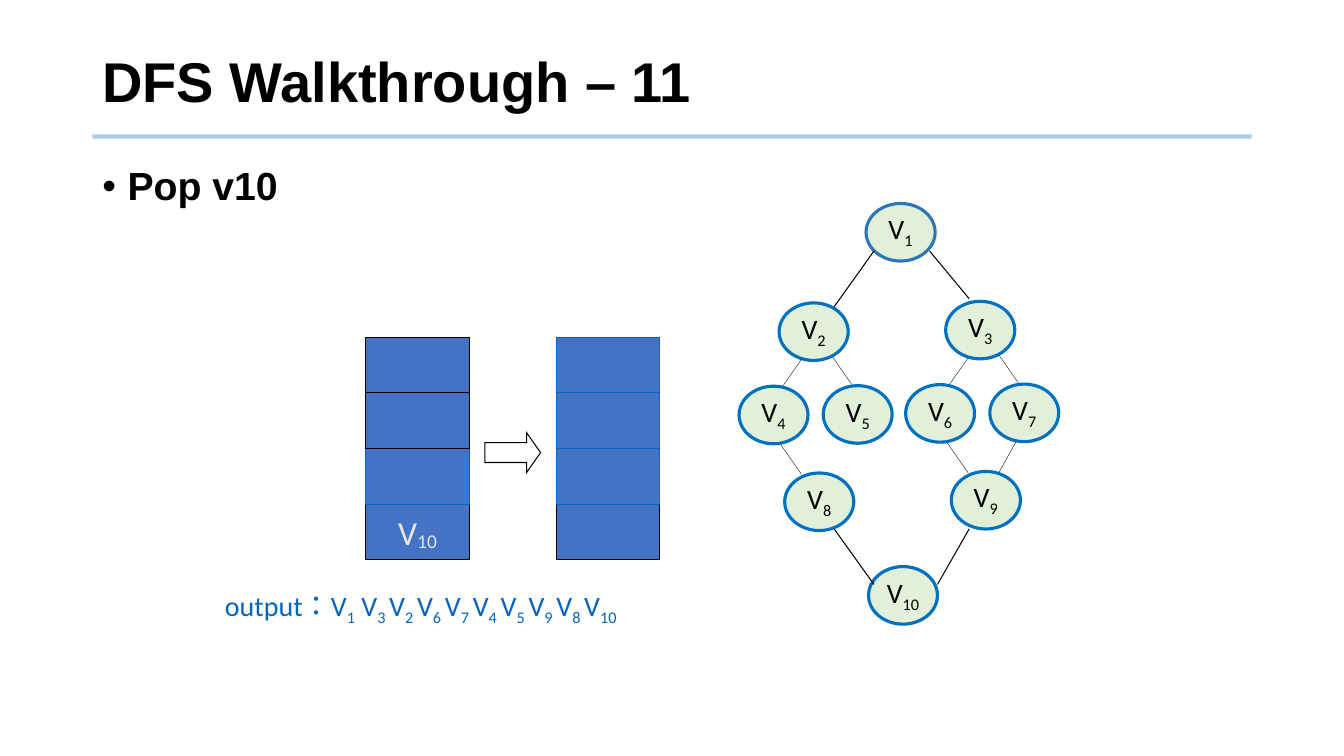
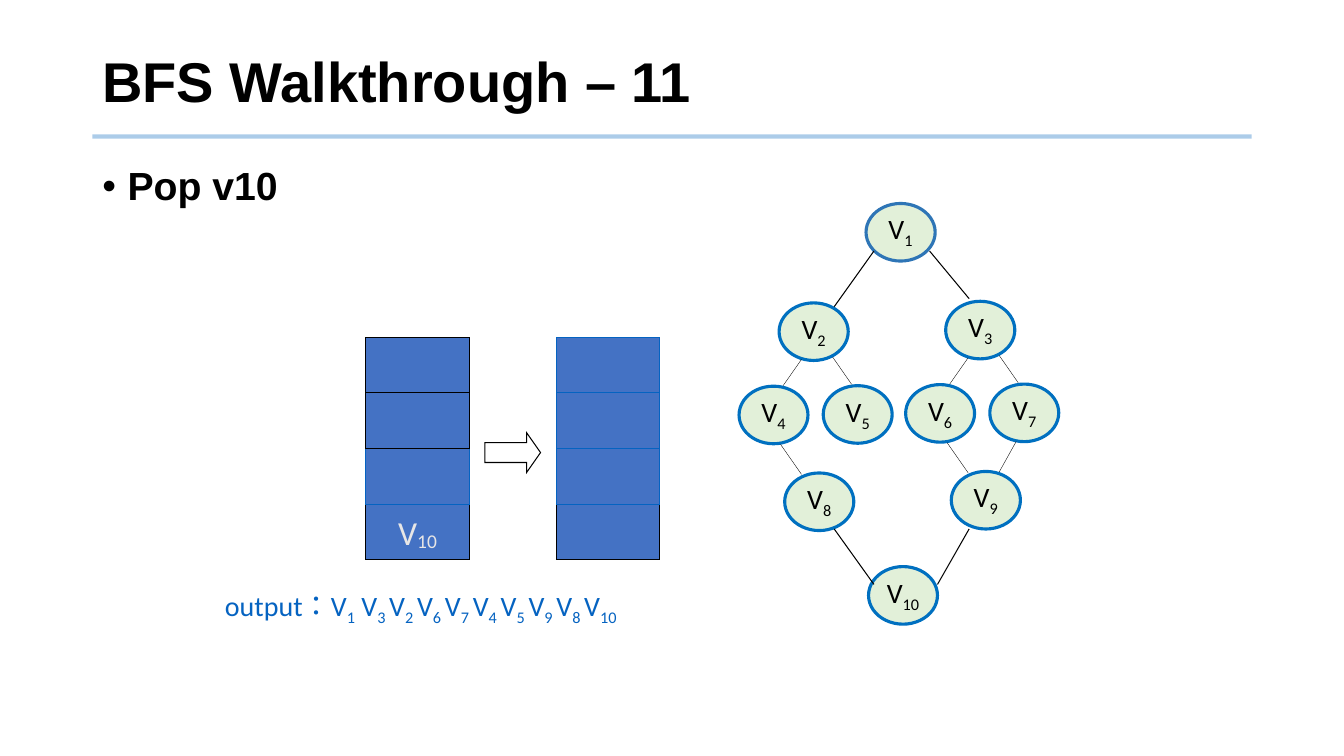
Before and after one commit to tsung-wei-huang/ece5960-physical-design, a slide deck: slide 44 of Lectures/lecture7.pptx (slide 32 before the commit). Drawn at 1344x756 pixels with LibreOffice and Linux fonts; fonts in the diff are those of the drawing; background and template pictures are left out. Boxes give left, top, right and bottom in pixels: in the first picture for what was removed or moved away, otherwise in the second. Text is boxed around its words. In the diff, an @@ line names an element or a change of style, - is before the commit and + after.

```diff
--- a/Lectures/lecture7.pptx
+++ b/Lectures/lecture7.pptx
@@ title at [102,61,691,112]: text changed @@
-DFS Walkthrough – 11
+BFS Walkthrough – 11
```
Also in this commit, not shown: 9 other slides changed, 12 slides added.
